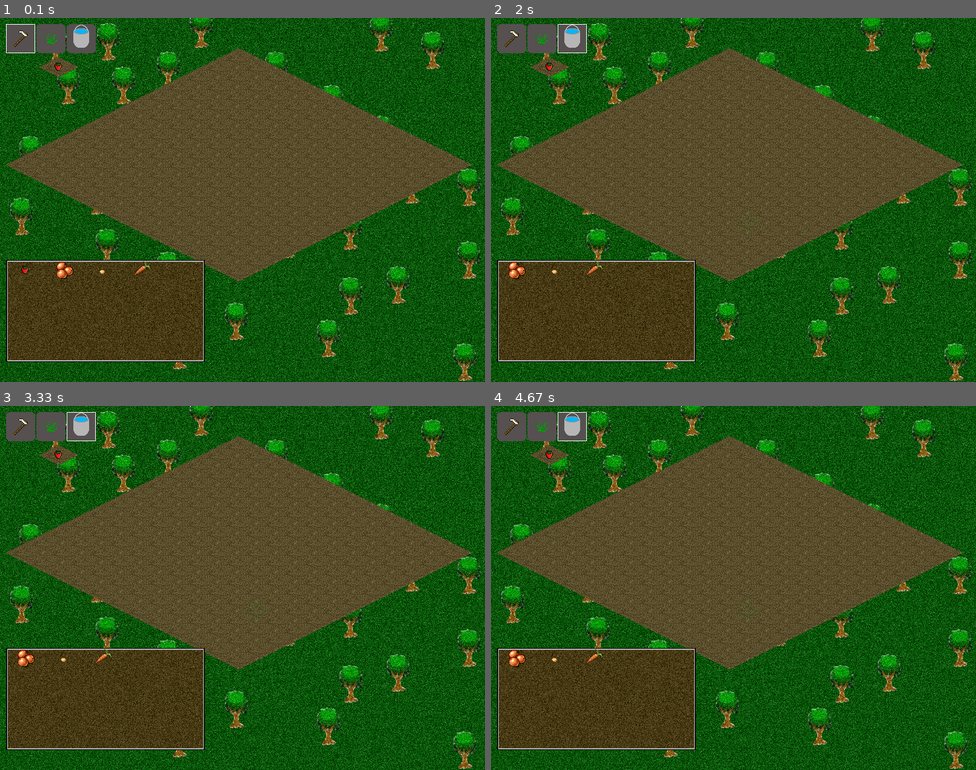
Above: before the commit, frames 1-4 (two rows, left to right).
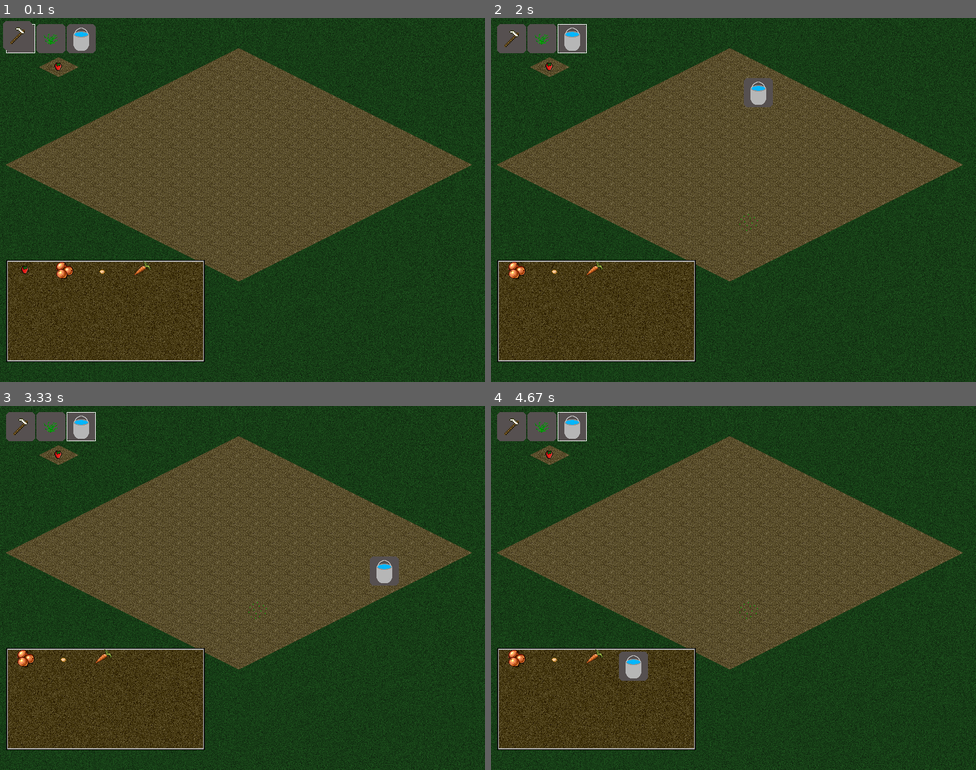
Above: after the commit, the same moments.

Repository: orneo1212/PythonFarmGame
Game: pygame game, started from pyFarmGame.py
The game is run twice, just before and just after one commit, with the same random seed, the same clock (stepped at 60 frames per second) and the same inputs. The source is Python 2; it was converted automatically to run under Python 3.
Inputs (mouse positions are in pixels of both pictures, inside the frame that each line leads up to):
- Up to frame 1 (0.1 s): no input
- Up to frame 2 (2 s): click (539, 39) at 0.38 s; click (733, 221) at 0.72 s; click (573, 39) at 1.05 s; click (912, 327) at 1.38 s; click (743, 76) at 1.72 s
- Up to frame 3 (3.33 s): click (218, 682) at 2.05 s; click (227, 526) at 2.38 s; click (174, 511) at 2.72 s; click (368, 555) at 3.05 s
- Up to frame 4 (4.67 s): click (883, 580) at 3.38 s; click (835, 522) at 3.72 s; click (592, 518) at 4.05 s; click (617, 653) at 4.38 s

The runs differ from the first frame. In frame 1, 38% of the frame differs, in the area x 0-100%, y 0-100%; in frame 2, 38%; in frame 3, 38%; in frame 4, 38%.

Commit message:
tool under mouse

Diff:
--- a/pyFarmGame.py
+++ b/pyFarmGame.py
@@ -208,19 +208,29 @@
 
         mx,my=pygame.mouse.get_pos()
 
+        #Draw current tool
+        if self.currenttool=="plant":
+            img=self.images.loadimage('seed'+str(self.currentseed))
+        if self.currenttool=="harvest":
+            img=self.images.loadimage('sickle')
+        if self.currenttool=="watering":
+            img=self.images.loadimage('wateringcan')
+        screen.blit(img, (mx, my))
+
         #draw notify window if mouse under seed
         pos=self.get_farmtile_pos_under_mouse()
         if pos:
             seed=self.farm.get_farmtile(pos[0], pos[1])['seed']
             if seed:
-                self.render_notify(screen,mx,my,seed)
+                self.render_notify(screen,mx+5,my+5,seed)
 
         #draw inventory notify window
         index=self.get_index_inventory_under_mouse()
         if index:
             itemid=index[1]*self.inventorysize[0]+index[0]
             if itemid<len(self.inventory):
-                self.render_inventory_notify(screen, mx, my, self.inventory[itemid])
+                self.render_inventory_notify(screen, mx+5, my+5,
+                    self.inventory[itemid])
 
         #draw selected seed
         screen.blit(
Binary file changed: images/background.png
Binary file changed: images/wateringcan.png
